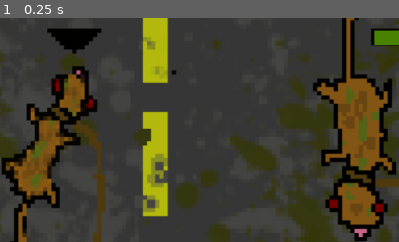
Above: before the commit, frame 1.
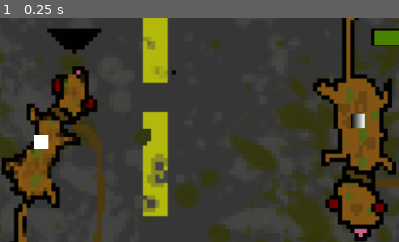
Above: after the commit, the same moment.

Repository: jjoseph-3/digi-game
Game: Godot game, scene res://Scenes/combat_ui.tscn
The game is run twice, just before and just after one commit, with the same random seed, the same clock (stepped at 60 frames per second) and the same inputs. The project has no main scene, so this scene is started directly.
Inputs:
- Up to frame 1 (0.25 s): no input
The pictures show only the part of the screen within x 31-81%, y 14-64%; the shares and areas given below are measured in that part.

The runs differ from the first frame. In frame 1, 0.5% of the frame differs, in the area x 8-92%, y 42-59%.

Commit message:
made the wild rats "sprites"

Diff:
--- /dev/null
+++ b/main-game/Scenes/Johovian_rat.tscn
@@ -0,0 +1,11 @@
+[gd_scene format=3 uid="uid://bxfa6qt5n5dr"]
+
+[sub_resource type="Gradient" id="Gradient_w1m33"]
+
+[sub_resource type="GradientTexture1D" id="GradientTexture1D_w4qep"]
+gradient = SubResource("Gradient_w1m33")
+width = 20
+
+[node name="Sprite2D" type="Sprite2D" unique_id=1926953989]
+scale = Vector2(1, 21)
+texture = SubResource("GradientTexture1D_w4qep")
--- /dev/null
+++ b/main-game/Scenes/Kartarian_rat.tscn
@@ -0,0 +1,13 @@
+[gd_scene format=3 uid="uid://cpc2jnhpnofqn"]
+
+[sub_resource type="Gradient" id="Gradient_toi4q"]
+offsets = PackedFloat32Array(0, 0.99375, 1)
+colors = PackedColorArray(0.7539986, 0.26127663, 0, 1, 0.51875, 0.51875, 0.51875, 1, 1, 1, 1, 1)
+
+[sub_resource type="GradientTexture1D" id="GradientTexture1D_pfjvq"]
+gradient = SubResource("Gradient_toi4q")
+width = 20
+
+[node name="Sprite2D" type="Sprite2D" unique_id=815725108]
+scale = Vector2(1, 20.5)
+texture = SubResource("GradientTexture1D_pfjvq")
--- a/main-game/Scenes/Wild_rat.tscn
+++ b/main-game/Scenes/Wild_rat.tscn
@@ -1,6 +1,8 @@
 [gd_scene format=3 uid="uid://c5i1pjey6fn3x"]
 
 [ext_resource type="Script" uid="uid://pfwq2rry8le0" path="res://Scripts/wild_rat.gd" id="1_wi47e"]
+[ext_resource type="PackedScene" uid="uid://bxfa6qt5n5dr" path="res://Scenes/Johovian_rat.tscn" id="2_o354a"]
+[ext_resource type="PackedScene" uid="uid://cpc2jnhpnofqn" path="res://Scenes/Kartarian_rat.tscn" id="3_eii04"]
 
 [sub_resource type="RectangleShape2D" id="RectangleShape2D_bvg84"]
 
@@ -9,6 +11,8 @@
 
 [node name="CharacterBody2D" type="CharacterBody2D" unique_id=182547946 groups=["wild_rat"]]
 script = ExtResource("1_wi47e")
+johovian_sprite_scene = ExtResource("2_o354a")
+kartarian_sprite_scene = ExtResource("3_eii04")
 
 [node name="CollisionShape2D" type="CollisionShape2D" parent="." unique_id=346119089]
 shape = SubResource("RectangleShape2D_bvg84")
@@ -18,10 +22,4 @@
 [node name="CollisionShape2D" type="CollisionShape2D" parent="Area2D" unique_id=532945367]
 shape = SubResource("RectangleShape2D_wi47e")
 
-[node name="ColorRect" type="ColorRect" parent="." unique_id=1661166433]
-offset_left = -10.0
-offset_top = -10.0
-offset_right = 10.0
-offset_bottom = 10.0
-
 [connection signal="body_entered" from="Area2D" to="." method="_encounter_start"]
--- a/main-game/Scenes/combat_ui.tscn
+++ b/main-game/Scenes/combat_ui.tscn
@@ -2,6 +2,8 @@
 
 [ext_resource type="Texture2D" uid="uid://cb65dd40ckl3a" path="res://Screenshot 2026-05-20 073607.png" id="1_2dvei"]
 [ext_resource type="Script" uid="uid://73ac3ocget81" path="res://Scripts/combat_ui.gd" id="1_4s1nj"]
+[ext_resource type="PackedScene" uid="uid://bkrvy8uivarhe" path="res://Scenes/Player.tscn" id="2_q8na3"]
+[ext_resource type="PackedScene" uid="uid://c5i1pjey6fn3x" path="res://Scenes/Wild_rat.tscn" id="3_oemdt"]
 
 [sub_resource type="StyleBoxFlat" id="StyleBoxFlat_4s1nj"]
 bg_color = Color(0.7930027, 0, 0.100829564, 1)
@@ -15,7 +17,7 @@
 [sub_resource type="StyleBoxFlat" id="StyleBoxFlat_oemdt"]
 bg_color = Color(0.2816431, 0.5114015, 2.8878452e-07, 1)
 
-[node name="Control" type="Control" unique_id=1663985225 node_paths=PackedStringArray("current_rat_hp", "enemy_rat_hp")]
+[node name="Control" type="Control" unique_id=1663985225 node_paths=PackedStringArray("current_rat_hp", "enemy_rat_hp", "player_spawn", "enemy_spawn")]
 layout_mode = 3
 anchors_preset = 15
 anchor_right = 1.0
@@ -25,6 +27,10 @@
 script = ExtResource("1_4s1nj")
 current_rat_hp = NodePath("ProgressBar")
 enemy_rat_hp = NodePath("ProgressBar2")
+player_spawn = NodePath("Marker2D")
+player_scene = ExtResource("2_q8na3")
+enemy_spawn = NodePath("Marker2D2")
+enemy_scene = ExtResource("3_oemdt")
 
 [node name="Screenshot20260520073607" type="Sprite2D" parent="." unique_id=149493523]
 position = Vector2(577.25, 326.5)
@@ -88,4 +94,10 @@
 theme_override_styles/fill = SubResource("StyleBoxFlat_oemdt")
 show_percentage = false
 
+[node name="Marker2D" type="Marker2D" parent="." unique_id=1105963187]
+position = Vector2(413, 270)
+
+[node name="Marker2D2" type="Marker2D" parent="." unique_id=1828891392]
+position = Vector2(869, 240)
+
 [connection signal="pressed" from="PanelContainer/HBoxContainer/VBoxContainer/Button" to="." method="_attack_1"]
--- a/main-game/Scripts/combat_ui.gd
+++ b/main-game/Scripts/combat_ui.gd
@@ -2,6 +2,10 @@
 
 @export var current_rat_hp: ProgressBar
 @export var enemy_rat_hp: ProgressBar
+@export var player_spawn: Marker2D
+@export var player_scene: PackedScene
+@export var enemy_spawn: Marker2D
+@export var enemy_scene: PackedScene
 
 var attack_power: int = 5
 var damage: int = 0
@@ -14,6 +18,15 @@
 	enemy_rat_hp.value = enemy_rat_hp.max_value
 	#change enemy_rat_hp to match the enemy rat script
 
+	var player_sprite = player_scene.instantiate()
+	player_sprite.in_combat = true
+	player_sprite.global_position = player_spawn.global_position
+	add_child(player_sprite)
+
+	var enemy_sprite = enemy_scene.instantiate()
+	enemy_sprite.global_position = enemy_spawn.global_position
+	add_child(enemy_sprite)
+
 # Called every frame. 'delta' is the elapsed time since the previous frame.
 func _process(delta: float) -> void:
 	pass
--- a/main-game/Scripts/player.gd
+++ b/main-game/Scripts/player.gd
@@ -4,9 +4,10 @@
 #store rats in dictionary
 var speed: float = 300.0
 var in_tall_grass: bool = false
+var in_combat: bool = false
 
 const RAT_STATS = {
-	"type1": {
+	"Johovian": {
 		"base_hp": 50,
 		"base_attack": 50,
 		"base_defence": 50
@@ -14,7 +15,7 @@
 }
 
 var party = {
-		"type1" :
+		"Johovian" :
 		{
 		"level": 10,
 		"current_hp": 1
@@ -34,17 +35,20 @@
 
 # Called every frame. 'delta' is the elapsed time since the previous frame.
 func _process(delta: float) -> void:
-	var direction = Vector2.ZERO
-# Codes for my player movement
-	if Input.is_action_pressed("ui_left"):
-		direction = Vector2.LEFT
-	if Input.is_action_pressed("ui_right"):
-		direction = Vector2.RIGHT
-	if Input.is_action_pressed("ui_up"):
-		direction = Vector2.UP
-	if Input.is_action_pressed("ui_down"):
-		direction = Vector2.DOWN
-# Ensures that the player can only move in one direction at a time
-	velocity = speed * direction.normalized()
 
-	move_and_slide()
+
+	if not in_combat:
+		var direction = Vector2.ZERO
+	# Codes for my player movement
+		if Input.is_action_pressed("ui_left"):
+			direction = Vector2.LEFT
+		if Input.is_action_pressed("ui_right"):
+			direction = Vector2.RIGHT
+		if Input.is_action_pressed("ui_up"):
+			direction = Vector2.UP
+		if Input.is_action_pressed("ui_down"):
+			direction = Vector2.DOWN
+	# Ensures that the player can only move in one direction at a time
+		velocity = speed * direction.normalized()
+
+		move_and_slide()
--- a/main-game/Scripts/wild_rat.gd
+++ b/main-game/Scripts/wild_rat.gd
@@ -1,26 +1,29 @@
 class_name Wild_rat
 extends CharacterBody2D
 
+@export var johovian_sprite_scene: PackedScene
+@export var kartarian_sprite_scene: PackedScene
+
 const RAT_STATS = {
-	"type1": {
+	"Johovian": {
 		"base_hp": 50,
 		"base_attack": 50,
 		"base_defence": 50
 	},
-	"type2": {
+	"Kartarian": {
 		"base_hp": 50,
 		"base_attack": 20,
 		"base_defence": 80
 	},
 }
 
-var spicies = {
-		"type1" :
+var species = {
+		"Johovian" :
 		{
 		"level": 10,
 		"current_hp": 1
 		},
-		"type2" :
+		"Kartarian" :
 		{
 		"level": 10,
 		"current_hp": 1
@@ -31,10 +34,10 @@
 
 # Called when the node enters the scene tree for the first time.
 func _ready() -> void:
-	var keys = spicies.keys()
+	var keys = species.keys()
 	var random_key = keys[randi_range(0, keys.size() - 1)]
 	var base_stats = RAT_STATS[random_key]
-	var rat_data = spicies[random_key]
+	var rat_data = species[random_key]
 
 	Global.wild_rat_level = rat_data["level"]
 	rat_level = rat_data["level"]
@@ -43,6 +46,13 @@
 	Global.wild_rat_defence = int(floor(0.01 * 2 * base_stats["base_defence"] * rat_level)) + 5
 	rat_data["current_hp"] = Global.wild_rat_hp
 
+	if random_key == "Johovian":
+		var sprite = johovian_sprite_scene.instantiate()
+		add_child(sprite)
+
+	elif random_key == "Kartarian":
+		var sprite = kartarian_sprite_scene.instantiate()
+		add_child(sprite)
 
 # Called every frame. 'delta' is the elapsed time since the previous frame.
 func _process(delta: float) -> void:
